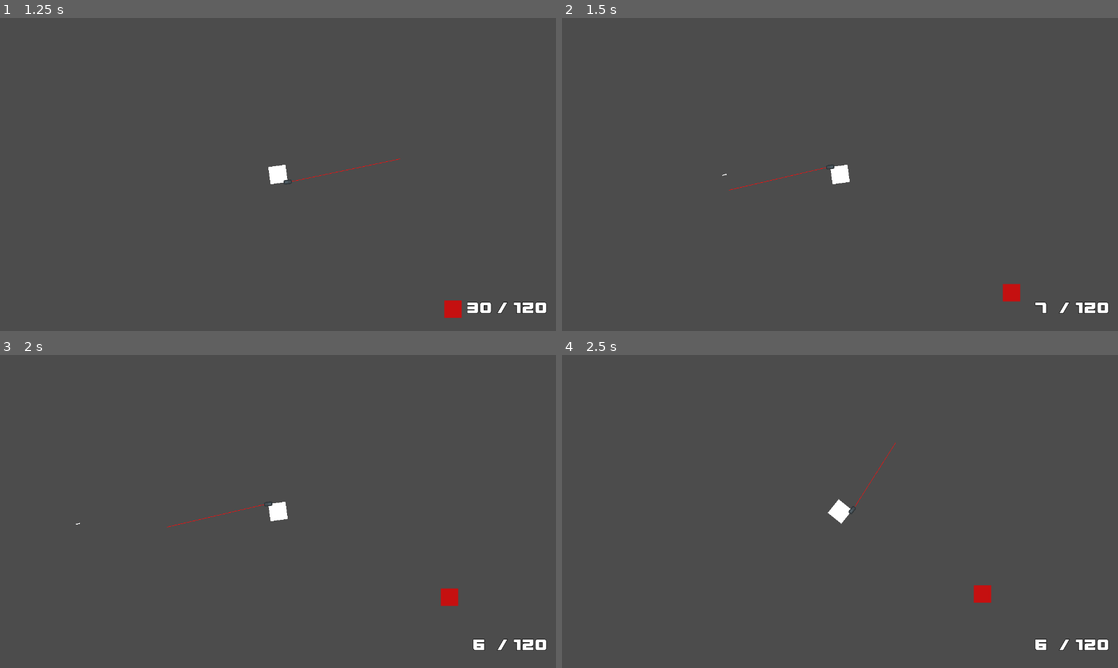
Above: before the commit, frames 1-4 (two rows, left to right).
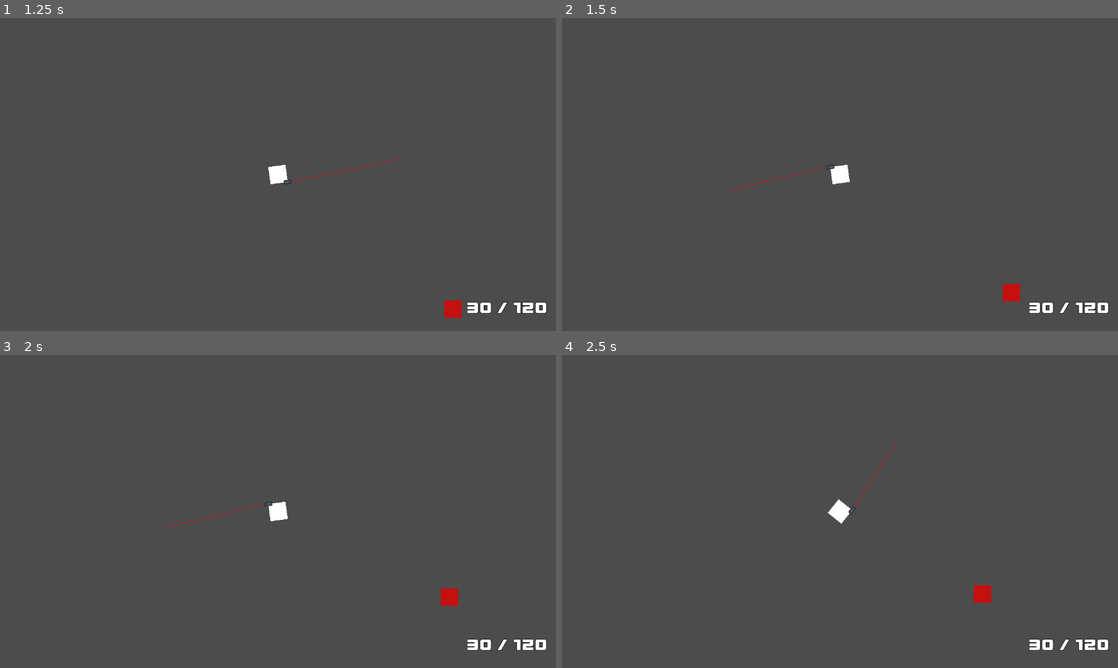
Above: after the commit, the same moments.

Repository: Eniiqz/CubeZ
Game: Godot game, scene res://World/World.tscn
Two runs of this game, one before a commit and one after it. Both use one fixed random seed, a clock stepped at 60 frames per second and the inputs below.
Inputs (mouse positions are in pixels of both pictures, inside the frame that each line leads up to):
- Up to frame 1 (1.25 s): tap Enter at 0.5 s; move the mouse to (400, 158) at 0.52 s; press the mouse at (400, 158) at 0.53 s; hold D (move_right) from 0.53 s (still down)
- Up to frame 2 (1.5 s): move the mouse to (728, 190) at 1.27 s; release D (move_right) at 1.28 s; release the mouse at (728, 190) at 1.28 s; hold S (move_down) from 1.28 s (still down); tap Shift (move_sprint) at 1.35 s
- Up to frame 3 (2 s): keep holding S (move_down); click (166, 527) at 1.55 s
- Up to frame 4 (2.5 s): move the mouse to (895, 442) at 2.02 s; release S (move_down) at 2.03 s; press the mouse at (895, 442) at 2.03 s; hold D (move_right) from 2.03 s (still down)

Frame 1 is identical in both runs. In frame 2, 0.1% of the frame differs, in the area x 28-89%, y 49-95%; in frame 3, 0.1%; in frame 4, 0.1%.

Commit message:
Started on GlobalSignal introduction

Diff:
--- a/Player/Player.gd
+++ b/Player/Player.gd
@@ -26,19 +26,7 @@
 
 onready var PlayerHUD
 
-
-signal on_damage
-signal on_health_given
-signal on_death
-signal on_weapon_changed
-signal on_weapon_fired
-
-func _make_connections():
-	WeaponManager.connect("weapon_fired", self, "on_weapon_fired")
-	WeaponManager.connect("weapon_changed", self, "on_weapon_changed")
-
 func _ready():
-	_make_connections()
 	can_move = true
 	can_shoot = true
 	can_look = true
@@ -67,6 +55,7 @@
 func set_health(new_health):
 	previous_health = health
 	health = max(0, new_health)
+	GlobalSignal.emit_signal("health_changed", self, new_health)
 	on_health_update()
 
 func get_health():
--- a/Weapons/Weapon.gd
+++ b/Weapons/Weapon.gd
@@ -33,13 +33,6 @@
 export (float) var burst_delay
 export (bool) var burst_finished = true
 
-signal weapon_ammo_changed(new_ammo_count, new_reserve_count)
-signal weapon_out_of_ammo
-signal weapon_fire_mode_changed(new_fire_mode)
-signal weapon_fired(weapon)
-signal weapon_reloaded(weapon)
-
-
 func _ready():
 	can_shoot = true
 	current_ammo_in_mag = default_ammo_in_mag
@@ -58,13 +51,13 @@
 		current_ammo_in_mag += rounds_needed
 		current_ammo_reserve -= rounds_needed
 	elif current_ammo_reserve == 0:
-		emit_signal("weapon_out_of_ammo", self)
+		GlobalSignal.emit_signal("weapon_out_of_ammo", self)
 	else:
 		current_ammo_in_mag += current_ammo_reserve
 		current_ammo_reserve = 0
 	if current_ammo_reserve != original_reserve:
-		emit_signal("weapon_ammo_changed", current_ammo_in_mag, current_ammo_reserve)
-
+		GlobalSignal.emit_signal("weapon_ammo_changed", current_ammo_in_mag, current_ammo_reserve)
+		GlobalSignal.emit_signal("weapon_reloaded")
 func reload():
 	if current_ammo_in_mag < default_ammo_in_mag:
 		ReloadTimer.start(reload_time)
@@ -73,8 +66,8 @@
 	if can_shoot and current_ammo_in_mag > 0 and ShootCooldown.is_stopped():
 		ShootCooldown.start(shot_delay)
 		current_ammo_in_mag -= 1
-		emit_signal("weapon_fired")
-		emit_signal("weapon_ammo_changed", current_ammo_in_mag, current_ammo_reserve)
+		GlobalSignal.emit_signal("weapon_fired", self)
+		GlobalSignal.emit_signal("weapon_ammo_changed", current_ammo_in_mag, current_ammo_reserve)
 		print("CURRENT AMMO: (", current_ammo_in_mag, " : ", current_ammo_reserve, ")")
 		if current_ammo_in_mag == 0:
 			reload()
--- a/World/GlobalSignal.gd
+++ b/World/GlobalSignal.gd
@@ -1 +1,11 @@
 extends Node
+
+
+
+signal weapon_fired(weapon)
+signal weapon_reloaded(weapon)
+signal weapon_out_of_ammo(weapon)
+signal weapon_changed(previous_weapon, new_weapon)
+signal weapon_ammo_changed(weapon, new_ammo, new_reserve)
+
+signal health_changed(object, new_health)
--- a/project.godot
+++ b/project.godot
@@ -41,6 +41,10 @@
 config/name="CubeZ"
 run/main_scene="res://World/World.tscn"
 config/icon="res://icon.png"
+
+[autoload]
+
+GlobalSignal="*res://World/GlobalSignal.gd"
 
 [display]
 
